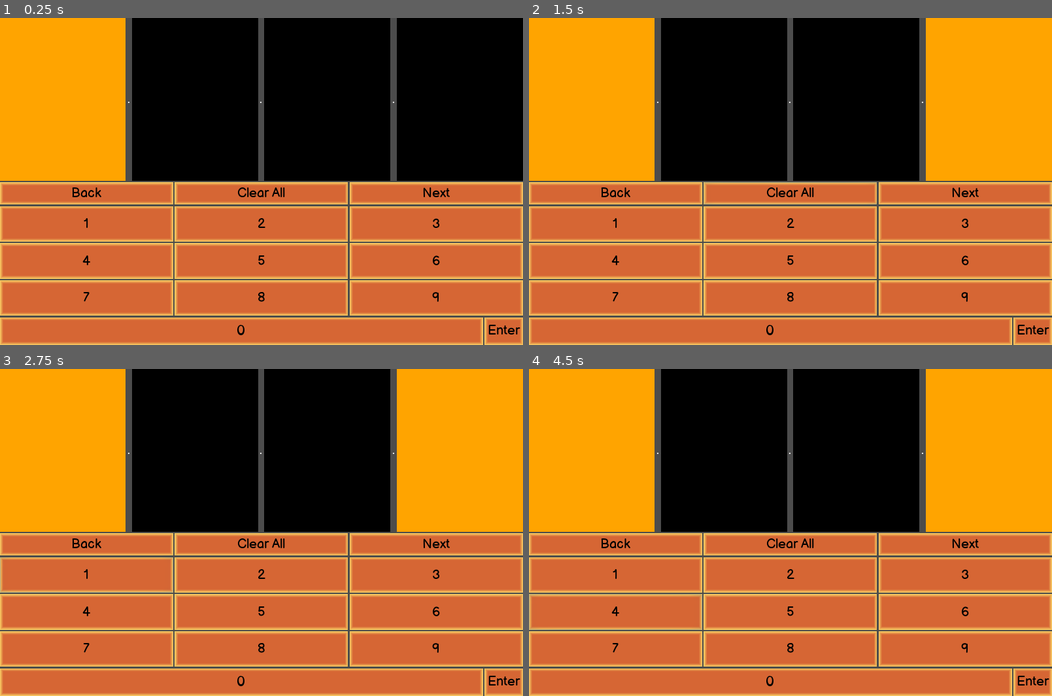
Above: before the commit, frames 1-4 (two rows, left to right).
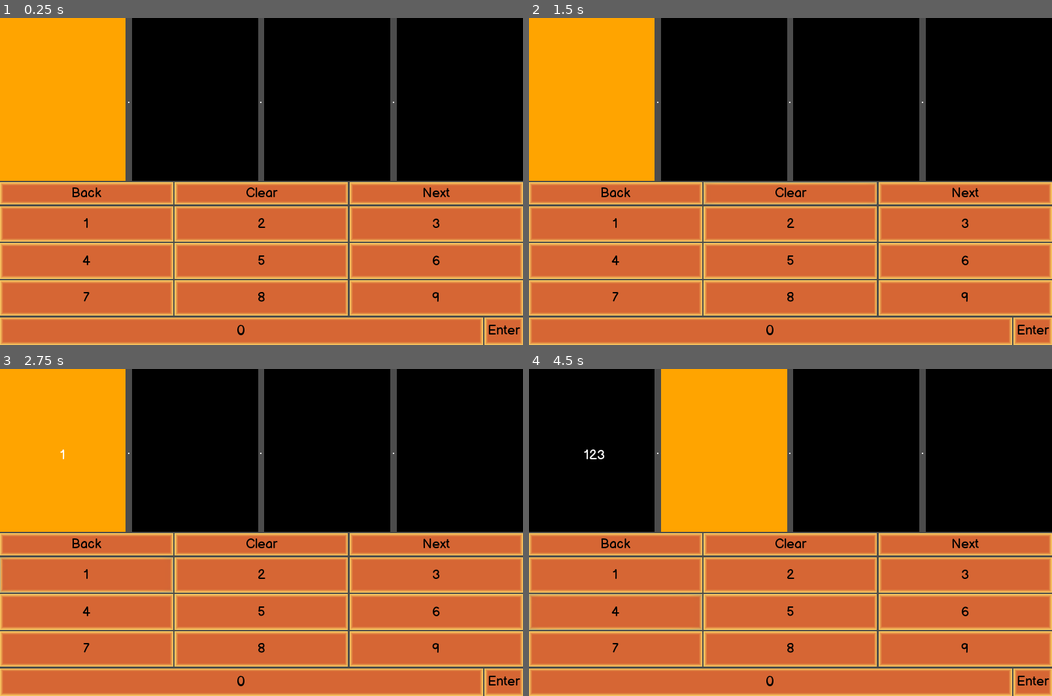
Above: after the commit, the same moments.

Repository: RaccoonHandsProductions/CanningSeason
Game: Godot game, scene res://UI/IPEntryControl.tscn
Two runs of this game, one before a commit and one after it. Both use one fixed random seed, a clock stepped at 60 frames per second and the inputs below. This scene is started directly instead of the project's main scene.
Inputs:
- Up to frame 1 (0.25 s): no input
- Up to frame 2 (1.5 s): click "Back" at 0.5 s; click "Clear All" (after the commit: "Clear") at 1.25 s
- Up to frame 3 (2.75 s): click "1" at 2 s
- Up to frame 4 (4.5 s): click "2" at 2.75 s; click "3" at 3.5 s; click "4" at 4.25 s

The runs differ from the first frame. In frame 1, 0.2% of the frame differs, in the area x 45-55%, y 51-55%; in frame 2, 12%; in frame 3, 12%; in frame 4, 36%, in the area x 0-100%, y 0-55%.

Commit message:
From the ashes

Diff:
--- a/project/UI/IPEntryControl.gd
+++ b/project/UI/IPEntryControl.gd
@@ -1,10 +1,6 @@
 extends Control
 
-var entered_address : String
-var octet_0_entry : String
-var octet_1_entry : String
-var octet_2_entry : String
-var octet_3_entry : String
+var ip_address : String
 
 var current_label_value : String
 var current_field_index := 0
@@ -38,33 +34,49 @@
 	for buttons in number_button_array:
 			buttons.disabled = disabled
 
-func finialize_address(octet_0 : String, octet_1 : String,
-	octet_2 : String, octet_3 : String):
-			return(octet_0 +"."+ octet_1 +"."+ octet_2 +"."+ octet_3)
+func finialize_address():
+			return(_fields[0].get_label_text() +"."+ _fields[1].get_label_text() +"."+ _fields[2].get_label_text() +"."+ _fields[3].get_label_text())
 
-func _update_field_selected(ip_input : String):
-	pass
+func _update_field_label(ip_input : String):
+	priority_field.set_label(ip_input)
 
 func _change_field_selected(num : int):
-	priority_field = _fields[num]
-	priority_field.has_focus = true
+	if num >= 0 and num <=3:
+		priority_field = _fields[num]
+		priority_field.has_focus = true
 
 func _on_PreviousBoxPriority_pressed():
-	current_field_index -= 1
-	_change_field_selected(current_field_index)
+	ip_octet = ""
+	_update_field_label(ip_octet)
+	if current_field_index > 0:
+		current_field_index -= 1
+		priority_field.has_focus = false
+		_change_field_selected(current_field_index)
+		toggle_number_buttons_disabled(false)
 
 func _on_ClearBox_pressed():
-	pass
+	priority_field.set_label("")
+	ip_octet = ""
 
 func _on_NextBoxPriority_pressed():
-	priority_field.set_label(current_label_value)
-	_update_field_selected(ip_octet)
-	current_field_index += 1
-	_change_field_selected(current_field_index)
+	if current_field_index < 3:
+		_update_field_label(ip_octet)
+		ip_octet = ""
+		current_field_index += 1
+		priority_field.has_focus = false
+		_change_field_selected(current_field_index)
+		toggle_number_buttons_disabled(false)
 
 func _on_EnterButton_pressed():
-	pass # Replace with function body.
+	ip_address = finialize_address()
+	print(ip_address)
 
 func on_number_Button_pressed(num):
-	if str(num).length() <= 2:
+	if ip_octet.length() <= 2:
 		ip_octet += str(num)
+		if validate_octet(ip_octet):
+			_update_field_label(ip_octet)
+		else:
+			toggle_number_buttons_disabled(true)
+	else:
+		_on_NextBoxPriority_pressed()
--- a/project/UI/IPEntryControl.tscn
+++ b/project/UI/IPEntryControl.tscn
@@ -57,7 +57,7 @@
 margin_right = 852.0
 margin_bottom = 55.0
 size_flags_horizontal = 3
-text = "Clear All"
+text = "Clear"
 
 [node name="NextBoxPriority" type="Button" parent="VBoxContainer/HBoxContainer2/VBoxContainer2/UserBoxPosition"]
 margin_left = 856.0
--- a/project/UI/OctetField.gd
+++ b/project/UI/OctetField.gd
@@ -16,6 +16,9 @@
 	has_focus = value
 	_update_background()
 
+func get_label_text()->String:
+	return $Label.text
+
 func set_label(val)->void:
 	$Label.text = val
 
